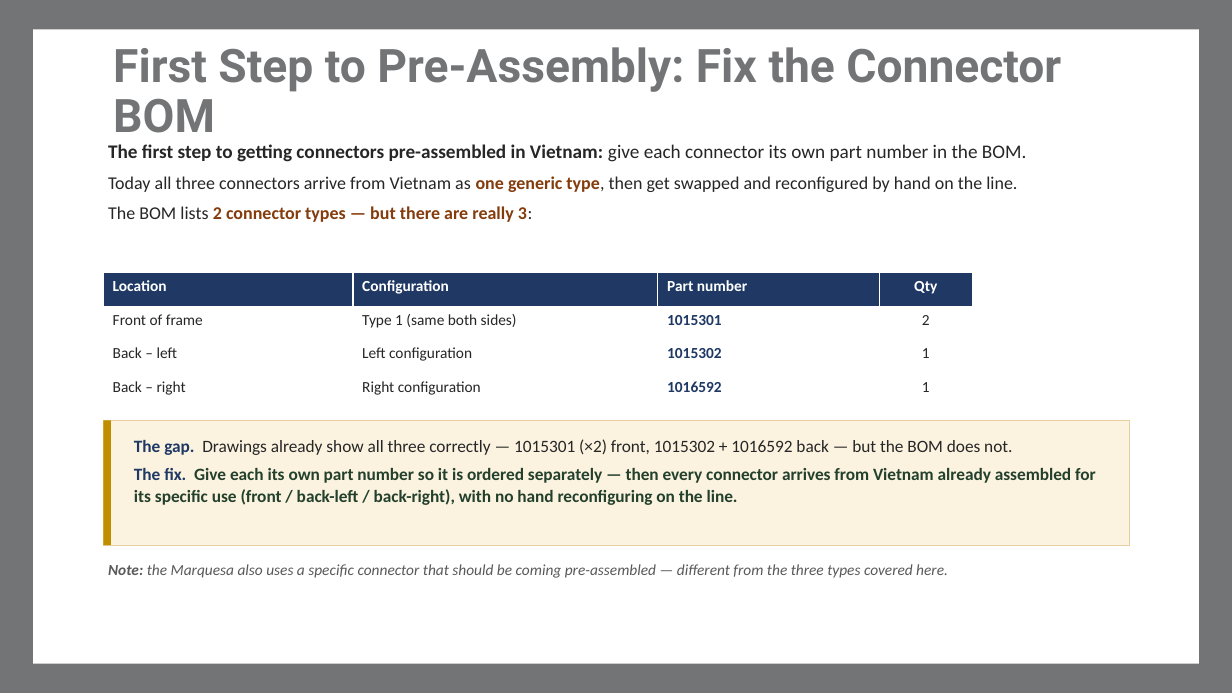
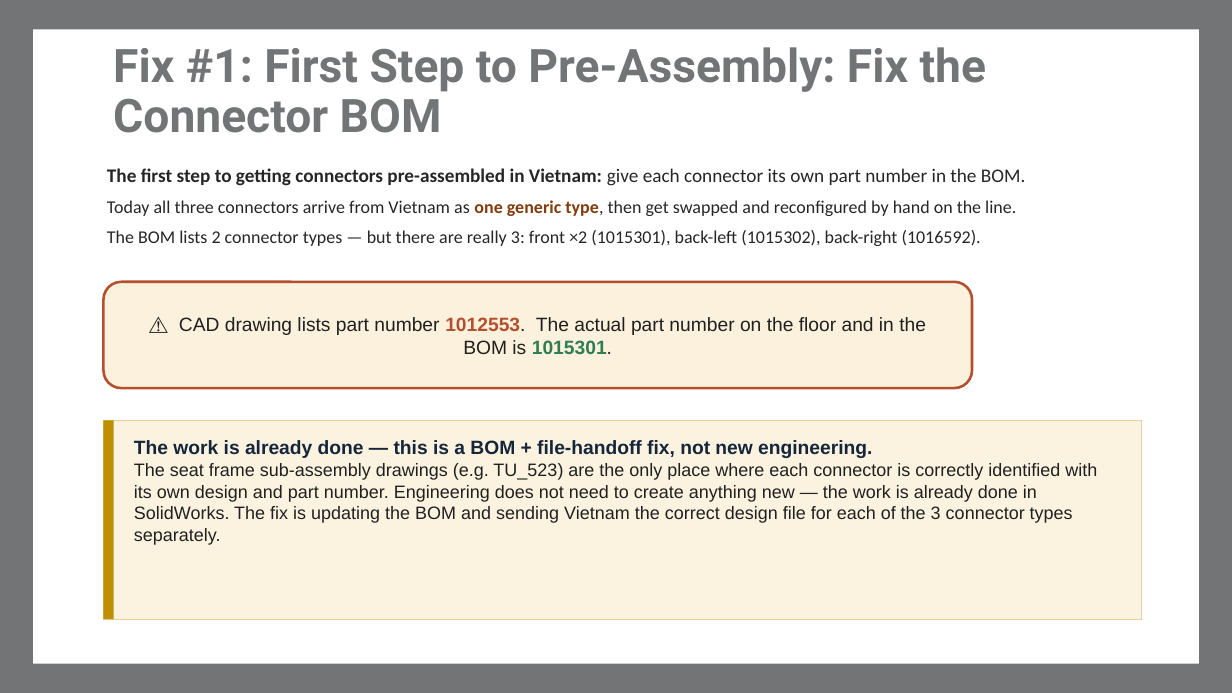
Before and after one commit to macokeefe/claude-code-system, a slide deck: slide 7 of standard-work/standalone/Meritage_Engineering_Improvements.pptx (slide 6 before the commit). Drawn at 1232x693 pixels with LibreOffice and Linux fonts; fonts in the diff are those of the drawing; background and template pictures are left out. Boxes give left, top, right and bottom in pixels: in the first picture for what was removed or moved away, otherwise in the second. Text is boxed around its words. In the diff, an @@ line names an element or a change of style, - is before the commit and + after.

```diff
--- a/standard-work/standalone/Meritage_Engineering_Improvements.pptx
+++ b/standard-work/standalone/Meritage_Engineering_Improvements.pptx
@@ title at bbox=[113, 47, 986, 133]: text changed @@
-First Step to Pre-Assembly: Fix the Connector BOM
+Fix #1: First Step to Pre-Assembly: Fix the Connector BOM
@@ text "The first step to getting ...": place and size @@
-text "The first step to getting ..." at bbox=[108, 144, 1026, 222]
+text "The first step to getting ..." at bbox=[107, 168, 1025, 246]
@@ text at bbox=[107, 230, 981, 246]: text changed; text colour #843C0C to #262626; bold off @@
-The BOM lists 2 connector types — but there are really 3:
+The BOM lists 2 connector types — but there are really 3: front ×2 (1015301), back-left (1015302), back-right (1016592).
@@ table removed at bbox=[104, 273, 972, 407], 4 rows, 4 columns @@
-Location | Configuration | Part number | Qty
-Front of frame | Type 1 (same both sides) | 1015301 | 2
-Back – left | Left configuration | 1015302 | 1
-Back – right | Right configuration | 1016592 | 1
@@ rounded rectangle added at bbox=[104, 282, 972, 388], fill #FBF1DD, outline #B3502E 2 pt, 15 pt, text #202020 @@
+⚠ CAD drawing lists part number 1012553. The actual part number on the floor and in the BOM is 1015301.
@@ rectangle: place and size @@
-rectangle at bbox=[104, 421, 1129, 545]
+rectangle at bbox=[104, 421, 1141, 619]
@@ rectangle: place and size @@
-rectangle at bbox=[104, 421, 111, 545]
+rectangle at bbox=[104, 421, 114, 619]
@@ text at bbox=[134, 440, 1097, 545]: text changed; size 13.5 to 14 pt; font Calibri to Arial; text colour #23402C to #202020; bold off @@
-The gap. Drawings already show all three correctly — 1015301 (×2) front, 1015302 + 1016592 back — but the BOM does not.
-The fix. Give each its own part number so it is ordered separately — then every connector arrives from Vietnam already assembled for its specific use (front / back-left / back-right), with no hand reconfiguring on the line.
+The work is already done — this is a BOM + file-handoff fix, not new engineering.
+The seat frame sub-assembly drawings (e.g. TU_523) are the only place where each connector is correctly identified with its own design and part number. Engineering does not need to create anything new — the work is already done in SolidWorks. The fix is updating the BOM and sending Vietnam the correct design file for each of the 3 connector types separately.
@@ text removed at bbox=[108, 564, 948, 578] @@
-Note: the Marquesa also uses a specific connector that should be coming pre-assembled — different from the three types covered here.
```
Also in this commit, not shown: 9 other slides changed, 2 slides added, 4 slides removed.
